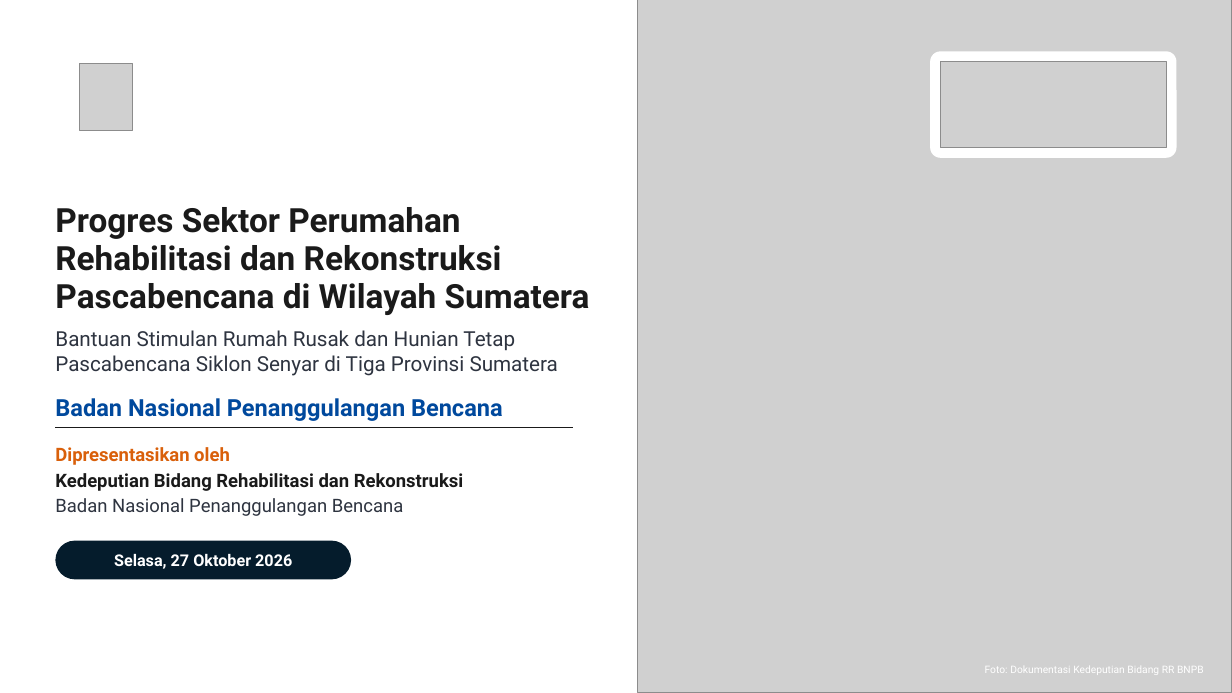
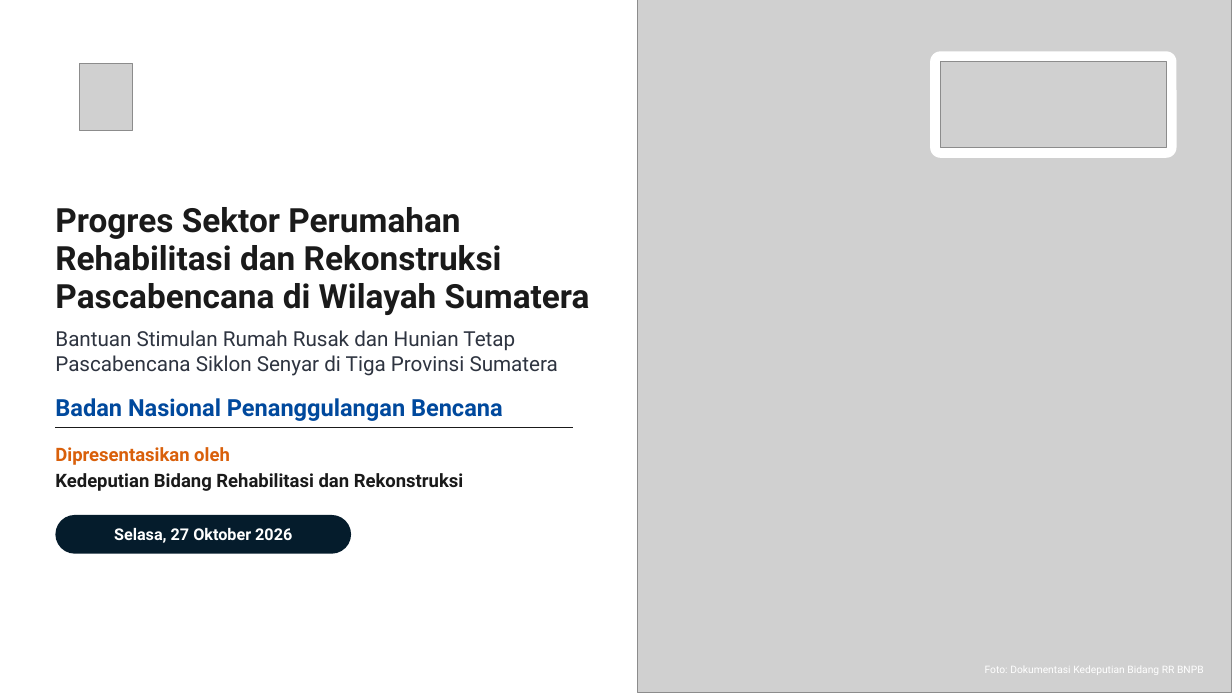
Before and after one commit to terasurbannetwork/poskokarhutla, a slide deck: slide 1 of docs/deck-bnpb/Progres Perumahan RR Sumatera 271026/Progres Perumahan RR Sumatera 271026.pptx. Drawn at 1232x693 pixels with LibreOffice and Linux fonts; fonts in the diff are those of the drawing; grey boxes stand for pictures. Boxes give left, top, right and bottom in pixels: in the first picture for what was removed or moved away, otherwise in the second. Text is boxed around its words. In the diff, an @@ line names an element or a change of style, - is before the commit and + after.

```diff
--- a/docs/deck-bnpb/Progres Perumahan RR Sumatera 271026/Progres Perumahan RR Sumatera 271026.pptx
+++ b/docs/deck-bnpb/Progres Perumahan RR Sumatera 271026/Progres Perumahan RR Sumatera 271026.pptx
@@ text removed at <box>55,498,403,516</box> @@
-Badan Nasional Penanggulangan Bencana
@@ rounded rectangle "Selasa, 27 Oktober 2026": place and size @@
-rounded rectangle "Selasa, 27 Oktober 2026" at <box>55,541,351,579</box>
+rounded rectangle "Selasa, 27 Oktober 2026" at <box>55,515,351,554</box>
```
Also in this commit, not shown: 14 other slides changed, 3 other files.
